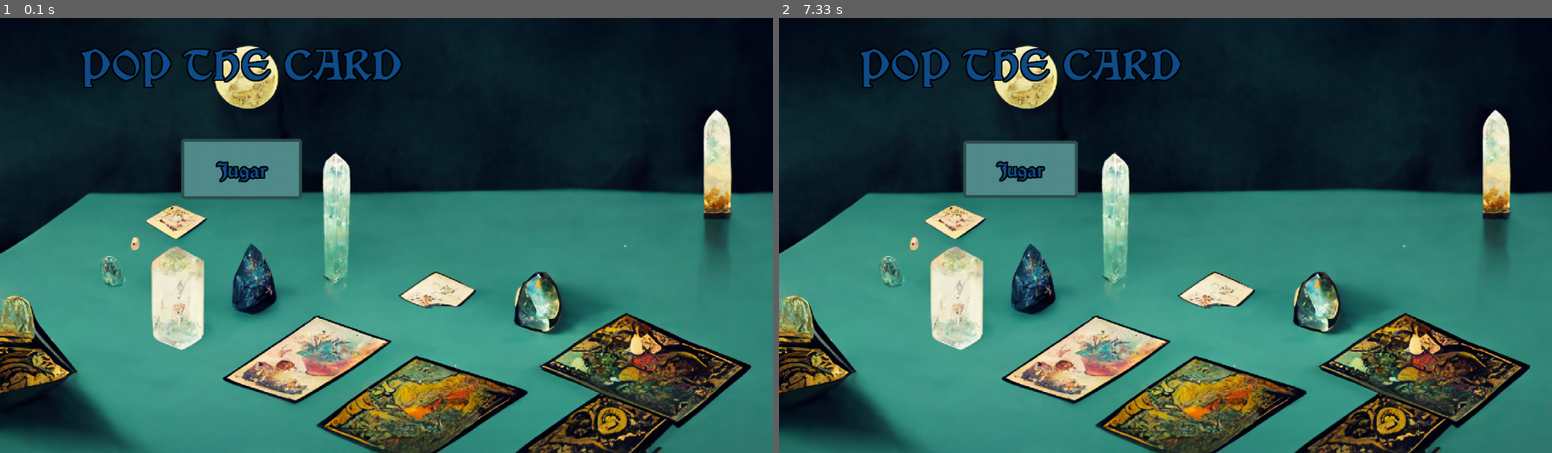
Above: before the commit, frames 1-2 (left to right).
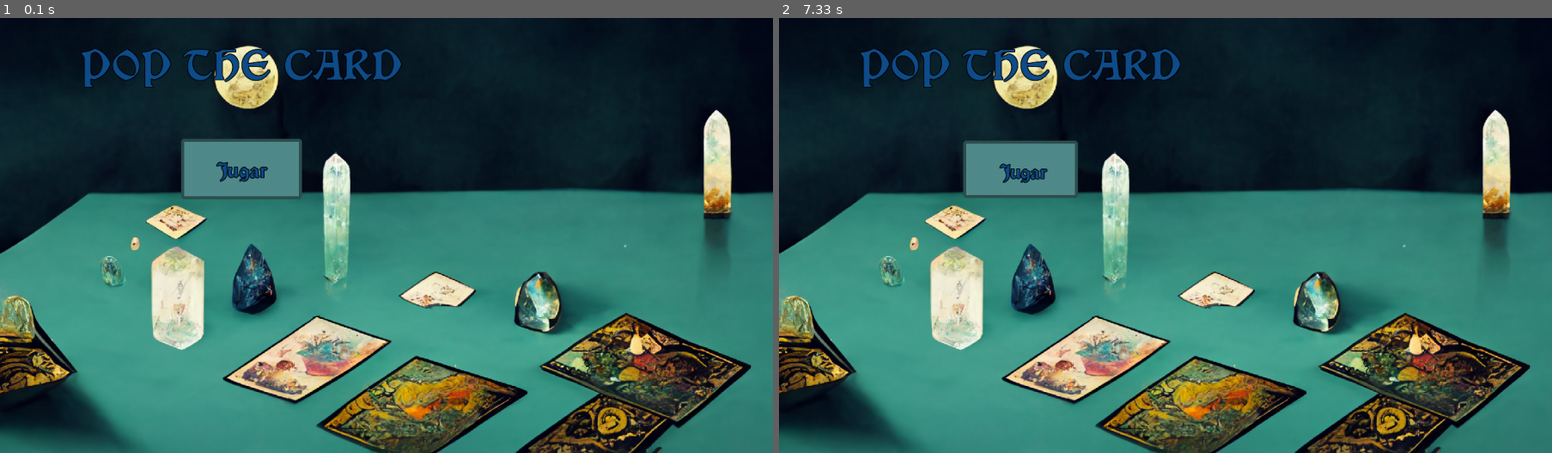
Above: after the commit, the same moments.

Repository: juliancz-a/SP_GRUPO_5_Pygame
Game: pygame game, started from code/class_game.py
Two runs of this game, one before a commit and one after it. Both use one fixed random seed, a clock stepped at 60 frames per second and the inputs below.
Inputs (mouse positions are in pixels of both pictures, inside the frame that each line leads up to):
- Up to frame 1 (0.1 s): no input
- Up to frame 2 (7.33 s): press the mouse at (1018, 170) at 0.37 s; move the mouse to (1080, 139) at 0.47 s; release the mouse at (1134, 118) at 0.6 s; press the mouse at (1018, 170) at 7.2 s; move the mouse to (987, 218) at 7.3 s

The runs differ from the first frame. In frame 1, 0.3% of the frame differs, in the area x 10-52%, y 6-38%; in frame 2, 0.4%.

Commit message:
resize (a terminar)

Diff:
--- a/code/class_box.py
+++ b/code/class_box.py
@@ -4,12 +4,15 @@
 
 class Box:
     #CONSTRUCTOR
-    def __init__(self, posiciones:tuple, dimensiones:tuple):
-
+    def __init__(self, window_size, posiciones:tuple, dimensiones:tuple):
+        self.original_posiciones = posiciones
+        self.original_dimensiones = dimensiones
 
         self.posiciones = posiciones
         self.dimensiones = dimensiones
-        self.rectangulo = pygame.Rect(posiciones, dimensiones)
+        self.rectangulo = pygame.Rect(self.posiciones, self.dimensiones)
+
+        self.window_size = window_size
 
         #Color
         self.color_principal = None
@@ -24,14 +27,30 @@
         self.color_hover = None
 
 
-    def draw_box (self, ventana, border_radius = -1, border = None, border_width = 0):
-        pygame.draw.rect(ventana, self.color_principal, self.rectangulo, border_radius = border_radius)
+    def resize(self, new_window_size):
+        # Calculate the new position and dimensions based on the new window size
+        self.posiciones = (
+            int(self.original_posiciones[0] * new_window_size[0] / self.window_size[0]),
+            int(self.original_posiciones[1] * new_window_size[1] / self.window_size[1])
+        )
+        self.dimensiones = (
+            int(self.original_dimensiones[0] * new_window_size[0] / self.window_size[0]),
+            int(self.original_dimensiones[1] * new_window_size[1] / self.window_size[1])
+        )
+        self.rectangulo = pygame.Rect(self.posiciones, self.dimensiones)
+        self.reduccion = (self.dimensiones[0] * 0.95, self.dimensiones[1] * 0.95)
+
+
+    def draw_box (self, surface, border_radius = -1, border = None, border_width = 0):
+
+
+        pygame.draw.rect(surface, self.color_principal, self.rectangulo, border_radius = border_radius)
 
         if self.hover:
-            pygame.draw.rect(ventana, self.color_hover, self.rectangulo, border_radius = border_radius)
+            pygame.draw.rect(surface, self.color_hover, self.rectangulo, border_radius = border_radius)
 
         if border:
-            pygame.draw.rect(ventana, self.color_secundario, self.rectangulo, width = border_width, border_radius = border_radius)
+            pygame.draw.rect(surface, self.color_secundario, self.rectangulo, width = border_width, border_radius = border_radius)
 
 
     def set_color (self, first_color:tuple, secondary_color:tuple, hover_color:tuple):
@@ -86,8 +105,7 @@
 
     def draw_text(self, surface: pygame.Surface , text: str, text_color: str| tuple, font:str, font_size:int = 20):
 
-        x = self.posiciones[0]
-        y = self.posiciones[1]
+        x,y = self.rectangulo.x, self.rectangulo.y
 
         font_size = font_size * self.rectangulo.width // 300
 
@@ -95,7 +113,7 @@
 
         text_surface = fuente.render(text, True, text_color)
 
-        border_thickness = 2
+        border_thickness = 1
         border_color = "gray0"
 
         #Obtener coordenadas del centro de la caja, y asignarselas al texto en formato rect
--- a/code/class_game.py
+++ b/code/class_game.py
@@ -10,7 +10,7 @@
 
         pygame.init()
 
-        self.surface = pygame.display.set_mode((size))
+        self.surface = pygame.display.set_mode((size), pygame.RESIZABLE)
         self.window = Menu(self.surface)
 
         pygame.display.set_caption(title)
@@ -30,6 +30,7 @@
 
     def update_window(self, game_state):
         match game_state:
+
             case "menu":
                 self.window = Menu(self.surface)
             case "play":
--- a/code/class_menu.py
+++ b/code/class_menu.py
@@ -6,36 +6,44 @@
 
     def __init__(self, surface:pygame.Surface) -> None:
         self.surface = surface
+        self.resize_surface = None
         self.background = r"code\data\img\Menu_background.png"
+        self.play_button = Box(surface.get_size(), (300,200), (200,100))
+        self.title = Box((surface.get_size()), (200,50), (400,50))
         self.music = None
 
 
     def render(self):
-        background = pygame.image.load(self.background)
-        background = pygame.transform.scale(background, (1280,720))
 
-        play_button = Box((300,200), (200,100))
-        play_button.set_color("darkslategray4", "darkslategrey", "grey")
         play = False
-        title = Box((200,50), (400,50))
+
+        self.play_button.set_color("darkslategray4", "darkslategrey", "grey")
 
         while True:
+            background = pygame.image.load(self.background)
+            background = pygame.transform.scale(background, (self.surface.get_width(), self.surface.get_height()))
+
             if play:
                 return "play"
 
             for event in pygame.event.get():
                 if event.type == pygame.QUIT:
                     return False
-
-                play = play_button.interaction(event)
+                elif event.type == pygame.VIDEORESIZE:
+                    print(event.size)
+                    print(self.surface.get_size())
+                    self.resize_surface = pygame.display.set_mode((event.w, event.h), pygame.RESIZABLE)
+                    self.play_button.resize(event.size)
+                    self.surface = self.resize_surface
+                play = self.play_button.interaction(event)
 
             self.surface.fill("black")
             self.surface.blit(background, (0,0))
 
-            play_button.draw_box(self.surface, border_radius=5, border=True, border_width=5)
-            play_button.draw_text(self.surface, "Jugar", "dodgerblue4", r"code\data\vinque rg.otf", 50)
+            self.play_button.draw_box(self.surface, border_radius=5, border=True, border_width=5)
+            self.play_button.draw_text(self.surface, "Jugar", "dodgerblue4", r"code\data\vinque rg.otf", 50)
 
-            title.draw_text(self.surface, "POP THE CARD", "dodgerblue4", r"code\data\vinque rg.otf", 50)
+            self.title.draw_text(self.surface, "POP THE CARD", "dodgerblue4", r"code\data\vinque rg.otf", 50)
             pygame.display.update()
 
     def set_bg():
